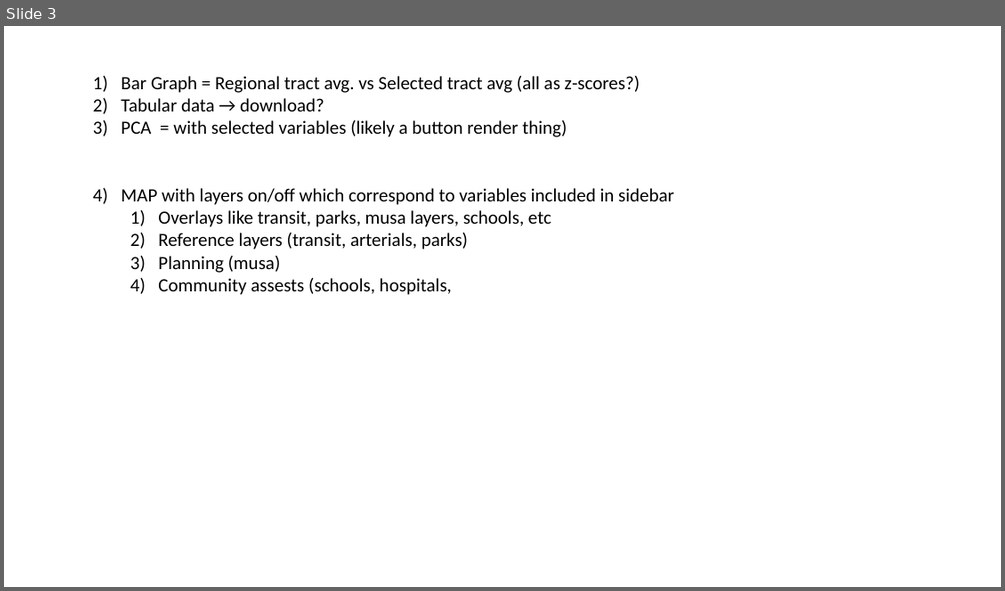
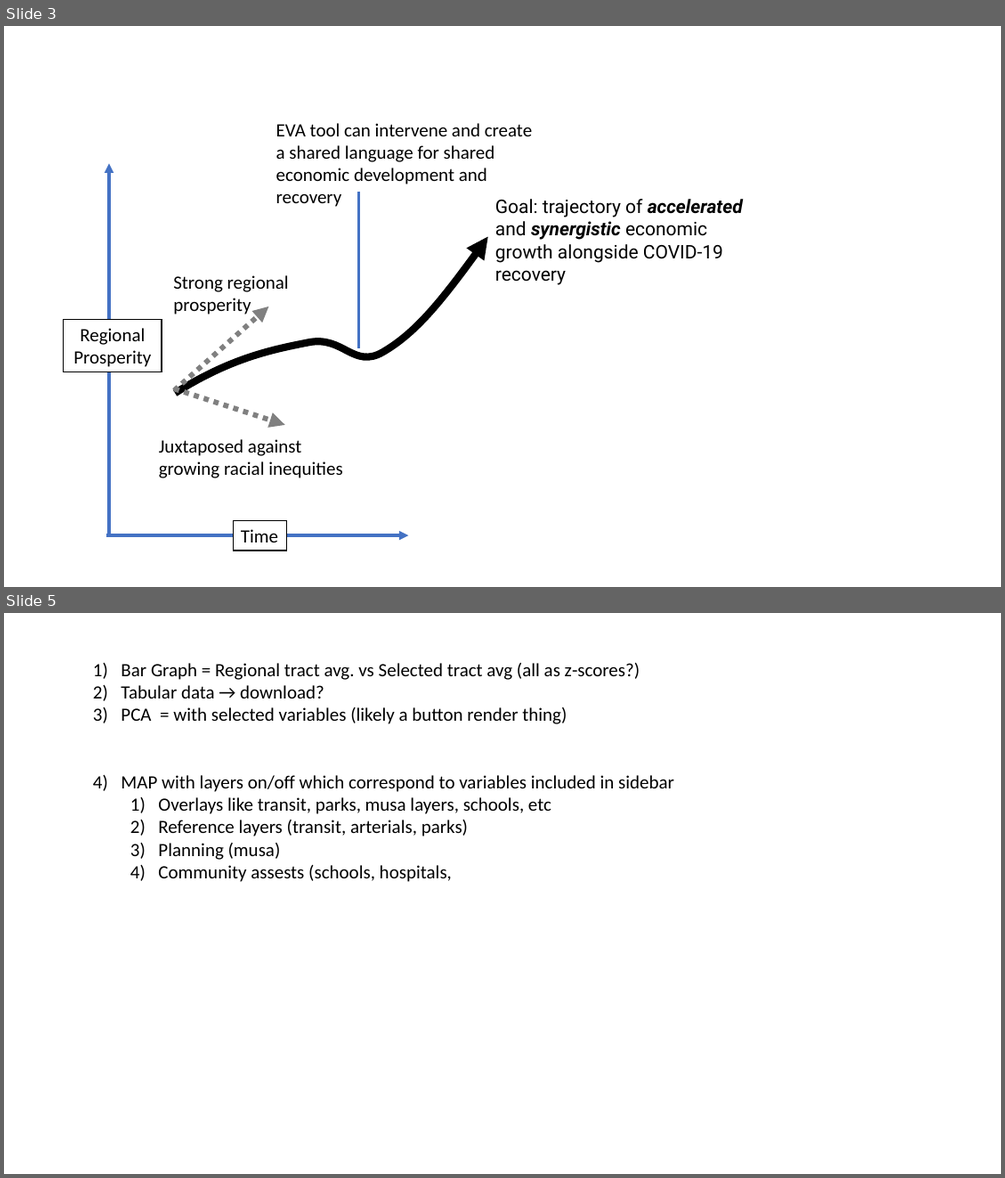
Before and after one commit to Metropolitan-Council/economic-values-atlas, a slide deck: supporting info/MetCValues.pptx. Shown one above the other, each under a label of ours: slide 3 before the commit, slides 3 and 5 after it; the slides between them are not shown. The pictures are 1005x591 and 1005x1178 pixels, drawn with LibreOffice and Linux fonts; fonts in the diff are those of the drawing. Boxes give left, top, right and bottom in pixels: in the first picture for what was removed or moved away, otherwise in the second. Text is boxed around its words. In the diff, an @@ line names an element or a change of style, - is before the commit and + after.

```diff
--- a/supporting info/MetCValues.pptx
+++ b/supporting info/MetCValues.pptx
@@ slide 3 added at (4, 26, 1001, 587), background #FFFFFF @@
@@ text added at (276, 123, 532, 207), 18 pt, text #000000 @@
+EVA tool can intervene and create a shared language for shared economic development and recovery
@@ arrow added from (109, 535) to (109, 164), #4472C4 3 pt @@
@@ line added from (358, 192) to (358, 348), #4472C4 3 pt @@
@@ text added at (495, 199, 743, 263), 18 pt, text #000000 @@
+Goal: trajectory of accelerated and synergistic economic growth alongside COVID-19 recovery
@@ freeform shape added at (175, 237, 488, 394), outline #000000 7 pt @@
@@ text added at (173, 275, 289, 314), 18 pt, text #000000 @@
+Strong regional prosperity
@@ rectangle added at (64, 319, 162, 372), fill #FFFFFF, outline #000000 1 pt, 18 pt, text #000000 @@
+Regional Prosperity
@@ freeform shape added at (175, 306, 268, 390), outline #808080 5 pt dashed @@
@@ freeform shape added at (175, 389, 285, 425), outline #808080 5 pt dashed @@
@@ text added at (159, 439, 342, 478), 18 pt, text #000000 @@
+Juxtaposed against growing racial inequities
@@ rectangle added at (234, 520, 287, 550), fill #FFFFFF, outline #000000 1 pt, 18 pt, text #000000 @@
+Time
@@ arrow added from (106, 535) to (409, 535), #4472C4 3 pt @@
@@ what was slide 3 is now slide 5 @@
```
Also in this commit, not shown: 2 other slides added, 1 slide removed, 9 other files.
